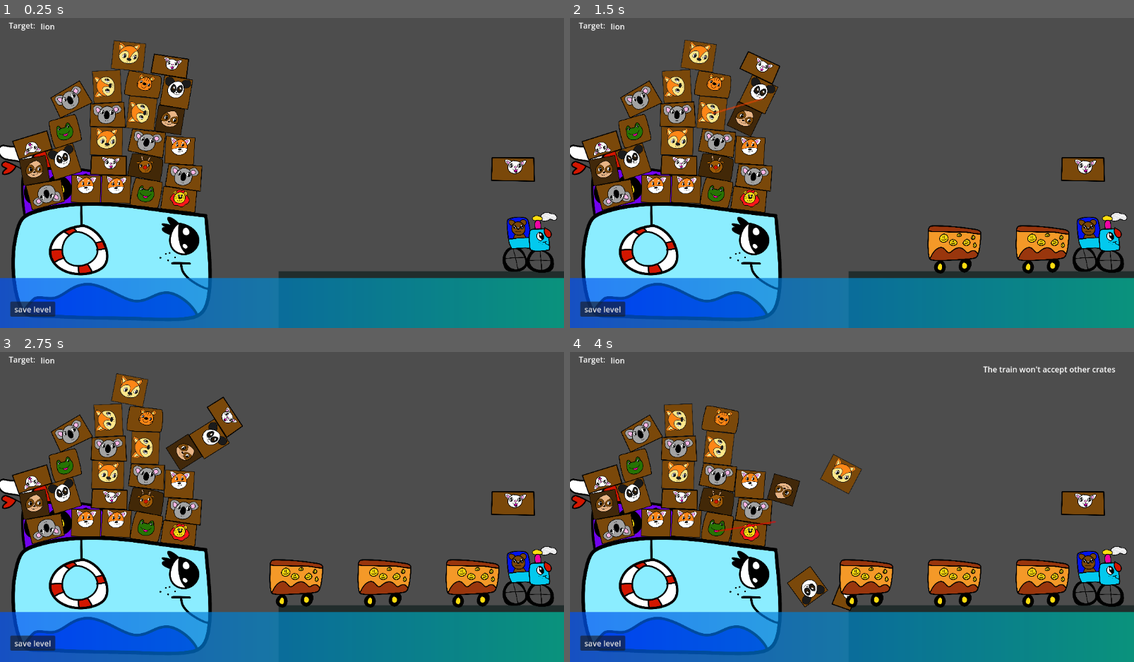
Above: before the commit, frames 1-4 (two rows, left to right).
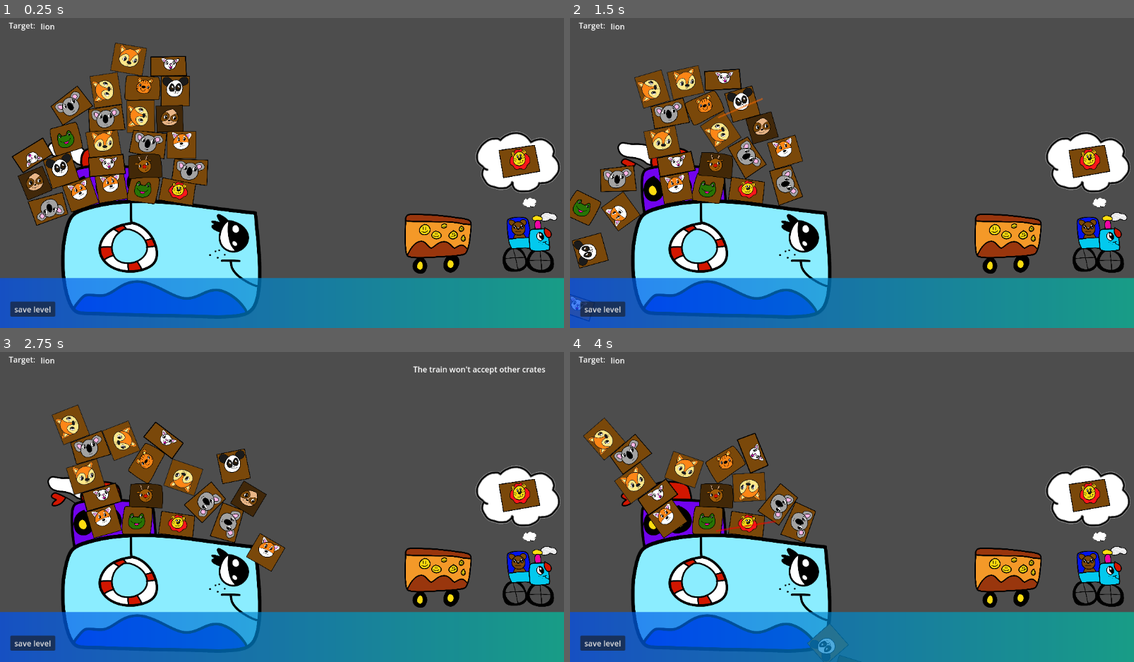
Above: after the commit, the same moments.

Repository: Huntracony/cute-crate-carrier
Game: Godot game, scene res://root.tscn
Same seed, same stepped clock (60 frames per second), same inputs: the game is played once before the commit and once after it.
Inputs (mouse positions are in pixels of both pictures, inside the frame that each line leads up to):
- Up to frame 1 (0.25 s): no input
- Up to frame 2 (1.5 s): drag from (677, 142) to (857, 70) at 0.52 s; drag from (711, 114) to (857, 70) at 1.27 s
- Up to frame 3 (2.75 s): move the mouse to (107, 420) at 2.02 s; click (107, 420) at 2.17 s
- Up to frame 4 (4 s): drag from (699, 389) to (981, 448) at 2.77 s; drag from (716, 531) to (1009, 485) at 3.52 s

The runs differ from the first frame. In frame 1, 23% of the frame differs, in the area x 0-100%, y 7-97%; in frame 2, 29%; in frame 3, 31%, in the area x 0-100%, y 4-97%; in frame 4, 29%.

Commit message:
Changed to single cart and added target box image

Diff:
--- a/CrateTypeImage.gd
+++ b/CrateTypeImage.gd
@@ -1,16 +1,16 @@
 extends TextureRect
 
-var crateScenes = {
-	fox = preload("res://crates/fox-crate.tscn"),
-	frog = preload("res://crates/frog-crate.tscn"),
-	koala = preload("res://crates/koala-crate.tscn"),
-	lion = preload("res://crates/lion-crate.tscn"),
-	panda = preload("res://crates/panda-crate.tscn"),
-	"red panda" = preload("res://crates/red-panda-crate.tscn"),
-	reindeer = preload("res://crates/reindeer-crate.tscn"),
-	sera = preload("res://crates/sera-crate.tscn"),
-	sloth = preload("res://crates/sloth-crate.tscn"),
-	tiger = preload("res://crates/tiger-crate.tscn")
+var crateTextures = {
+	fox = preload("res://crates/fox-crate.png"),
+	frog = preload("res://crates/frog-crate.png"),
+	koala = preload("res://crates/koala-crate.png"),
+	lion = preload("res://crates/lion-crate.png"),
+	panda = preload("res://crates/panda-crate.png"),
+	"red panda" = preload("res://crates/red-panda-crate.png"),
+	reindeer = preload("res://crates/reindeer-crate.png"),
+	sera = preload("res://crates/sera-crate.png"),
+	sloth = preload("res://crates/sloth-crate.png"),
+	tiger = preload("res://crates/tiger-crate.png")
 }
 # Called when the node enters the scene tree for the first time.
 func _ready():
@@ -19,8 +19,8 @@
 
 # Called every frame. 'delta' is the elapsed time since the previous frame.
 func _process(delta):
-#	var crateType = %GameplayLoop.targetCrateType
-#	print(crateType)
-#	texture = crateScenes[crateType]
+	var crateType = %GameplayLoop.targetCrateType
+#	match c
+	texture = crateTextures[crateType]
 
 	pass
--- a/root.tscn
+++ b/root.tscn
@@ -6,10 +6,12 @@
 [ext_resource type="PackedScene" uid="uid://1f16hmdwkoid" path="res://scenes/dock.tscn" id="4_achx6"]
 [ext_resource type="PackedScene" uid="uid://ckoa0m1jy3jsy" path="res://scenes/train_head.tscn" id="5_ub3v0"]
 [ext_resource type="Script" path="res://scripts/cart-container.gd" id="6_ahyt0"]
+[ext_resource type="PackedScene" uid="uid://5wxvf8ueq4um" path="res://scenes/train_cart.tscn" id="6_xwx1v"]
 [ext_resource type="Script" path="res://scripts/force-line.gd" id="7_m5k75"]
 [ext_resource type="Script" path="res://scripts/win-area.gd" id="8_4dday"]
 [ext_resource type="Script" path="res://scripts/collision-disable-area.gd" id="9_idqc0"]
 [ext_resource type="Script" path="res://scripts/win-indicator.gd" id="10_cddbp"]
+[ext_resource type="Texture2D" uid="uid://d1ogxwu8xdw0x" path="res://textures/Cloud.png" id="11_035bx"]
 [ext_resource type="Texture2D" uid="uid://dq6bxgdua6tju" path="res://crates/sera-crate.png" id="11_n4vfa"]
 [ext_resource type="Script" path="res://CrateTypeImage.gd" id="11_uvdkm"]
 
@@ -50,9 +52,10 @@
 debug_color = Color(0.588235, 0.537255, 0.309804, 0.054902)
 
 [node name="Boat" parent="." instance=ExtResource("3_0kmvy")]
-position = Vector2(107, 444)
+position = Vector2(276, 435)
 
 [node name="Dock" parent="." instance=ExtResource("4_achx6")]
+visible = false
 position = Vector2(1247, 724)
 collision_layer = 0
 collision_mask = 0
@@ -62,6 +65,10 @@
 scale = Vector2(2, 2)
 collision_layer = 0
 collision_mask = 0
+
+[node name="Train_Cart" parent="." instance=ExtResource("6_xwx1v")]
+position = Vector2(1232, 452)
+scale = Vector2(2.5, 2.5)
 
 [node name="CrateContainer" type="Node2D" parent="."]
 unique_name_in_owner = true
@@ -172,21 +179,43 @@
 offset_right = 40.0
 offset_bottom = 1040.0
 
-[node name="CrateTypeImage" type="TextureRect" parent="Control"]
+[node name="Cloud" type="TextureRect" parent="Control"]
+layout_mode = 0
+offset_left = 1327.0
+offset_top = -941.0
+offset_right = 2567.0
+offset_bottom = -67.0
+scale = Vector2(0.3, 0.3)
+texture = ExtResource("11_035bx")
+expand_mode = 1
+
+[node name="CrateTypeImage" type="TextureRect" parent="Control/Cloud"]
 layout_mode = 1
 anchors_preset = -1
 anchor_left = 0.964
 anchor_top = -1.704
 anchor_right = 1.417
 anchor_bottom = -1.0
-offset_left = 1368.44
-offset_top = -790.84
-offset_right = 1897.32
-offset_bottom = -363.0
-scale = Vector2(0.3, 0.3)
+offset_left = -885.36
+offset_top = 1725.96
+offset_right = -356.48
+offset_bottom = 2153.8
+rotation = -0.20944
+scale = Vector2(0.45, 0.45)
 texture = ExtResource("11_n4vfa")
 expand_mode = 1
 script = ExtResource("11_uvdkm")
+
+[node name="TextureRect" type="TextureRect" parent="Control"]
+layout_mode = 0
+offset_left = 1514.0
+offset_top = -684.0
+offset_right = 2754.0
+offset_bottom = 190.0
+scale = Vector2(0.05, 0.05)
+texture = ExtResource("11_035bx")
+expand_mode = 1
+flip_h = true
 
 [connection signal="target_crate_type_changed" from="GameplayLoop" to="CollisionDisableArea" method="setTarget"]
 [connection signal="target_crate_type_changed" from="GameplayLoop" to="CanvasLayer/Label2" method="_on_gameplay_loop_target_crate_type_changed"]
--- a/scripts/cart-container.gd
+++ b/scripts/cart-container.gd
@@ -1,2 +1,2 @@
 extends Node2D
-var cartPositions = [Vector2(1292, 477), Vector2(1100, 477), Vector2(900, 477)]
+var cartPositions = [Vector2(1100, 477), Vector2(900, 477)]
--- a/scripts/root.gd
+++ b/scripts/root.gd
@@ -24,9 +24,10 @@
 
 func _input(event):
 	if not event is InputEventMouseButton: return
-	if event.pressed and event.button_index == 1 && %CartContainer.get_child_count() < 3:
-		var new_train = trainScene.instantiate()
-		%CartContainer.add_child(new_train)
+#	%GameplayLoop
+#	if event.pressed and event.button_index == 1 && %CartContainer.get_child_count() < 2:
+#		var new_train = trainScene.instantiate()
+#		%CartContainer.add_child(new_train)
 
 	if not OS.is_debug_build(): return
 	if not event.pressed or event.button_index != 2: return
--- a/scripts/train_cart.gd
+++ b/scripts/train_cart.gd
@@ -1,16 +1,14 @@
 extends StaticBody2D
 const CART_DISTANCE = 300
-const BEGIN_POSITION = 1350
+const BEGIN_POSITION = 1275
 const HEIGHT = 477
-var cartPositions = [Vector2(BEGIN_POSITION, HEIGHT),
-					Vector2(BEGIN_POSITION - CART_DISTANCE, HEIGHT),
-					Vector2(BEGIN_POSITION - CART_DISTANCE * 2, HEIGHT)]
 
 # Called when the node enters the scene tree for the first time.
 func _ready():
-	print(get_child_count())
-	position = cartPositions[get_parent().get_child_count()-1]
-	print("Test")
-	print(position)
-	scale.x = 2
-	scale.y = 2
+#	print(get_child_count())
+#	position = cartPositions[get_parent().get_child_count()-1]
+#	print("Test")
+#	print(position)
+#	scale.x = 2
+#	scale.y = 2
+	pass
Not shown: 1 places in root.tscn that only renumber resources
Binary file added: textures/Cloud.png
Not shown, added: textures/Cloud.png.import
